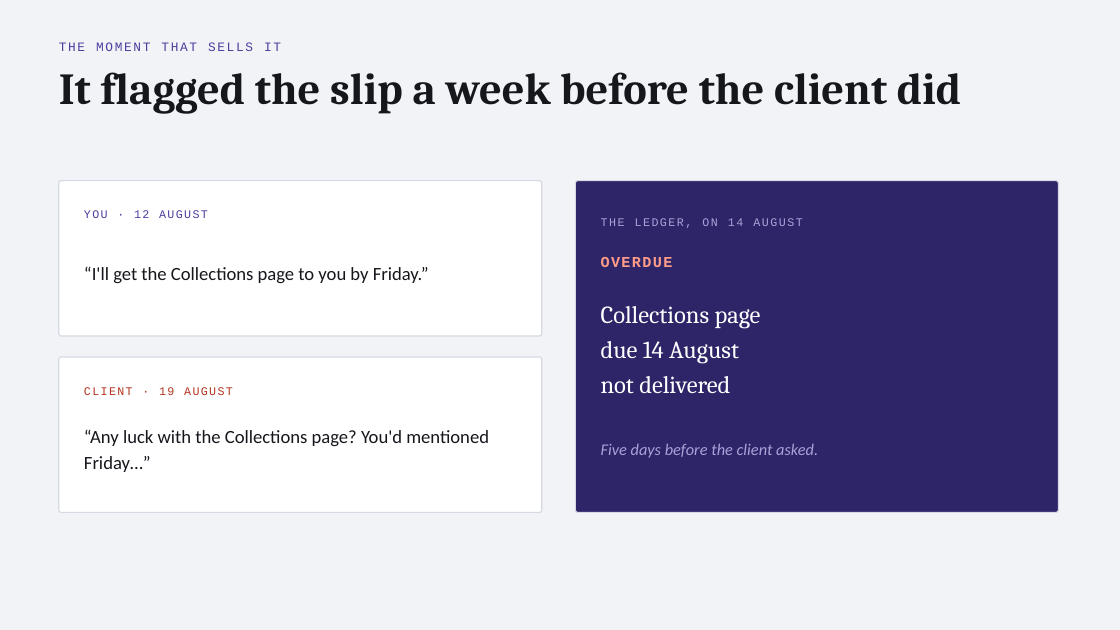
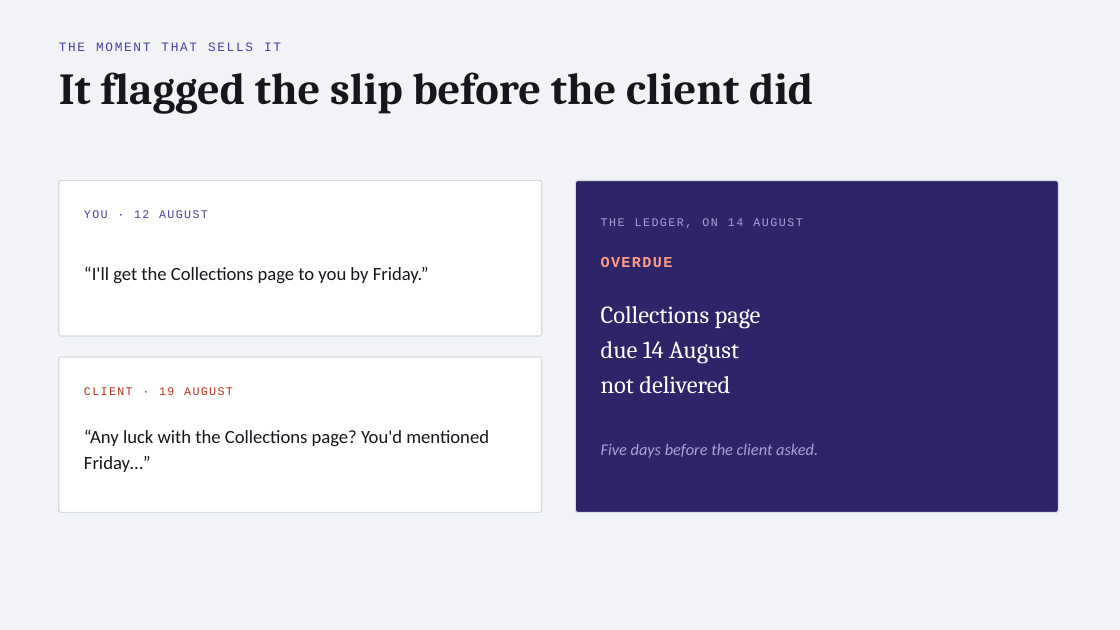
Before and after one commit to AMREESHAYS/chief-of-staff, a slide deck: slide 5 of deck/chief-of-staff.pptx. Drawn at 1120x630 pixels with LibreOffice and Linux fonts; fonts in the diff are those of the drawing. Boxes give left, top, right and bottom in pixels: in the first picture for what was removed or moved away, otherwise in the second. Text is boxed around its words. In the diff, an @@ line names an element or a change of style, - is before the commit and + after.

```diff
--- a/deck/chief-of-staff.pptx
+++ b/deck/chief-of-staff.pptx
@@ text at (59, 72, 813, 114): text changed @@
-It flagged the slip a week before the client did
+It flagged the slip before the client did
```
Also in this commit, not shown: 7 other slides changed, 1 other file.
